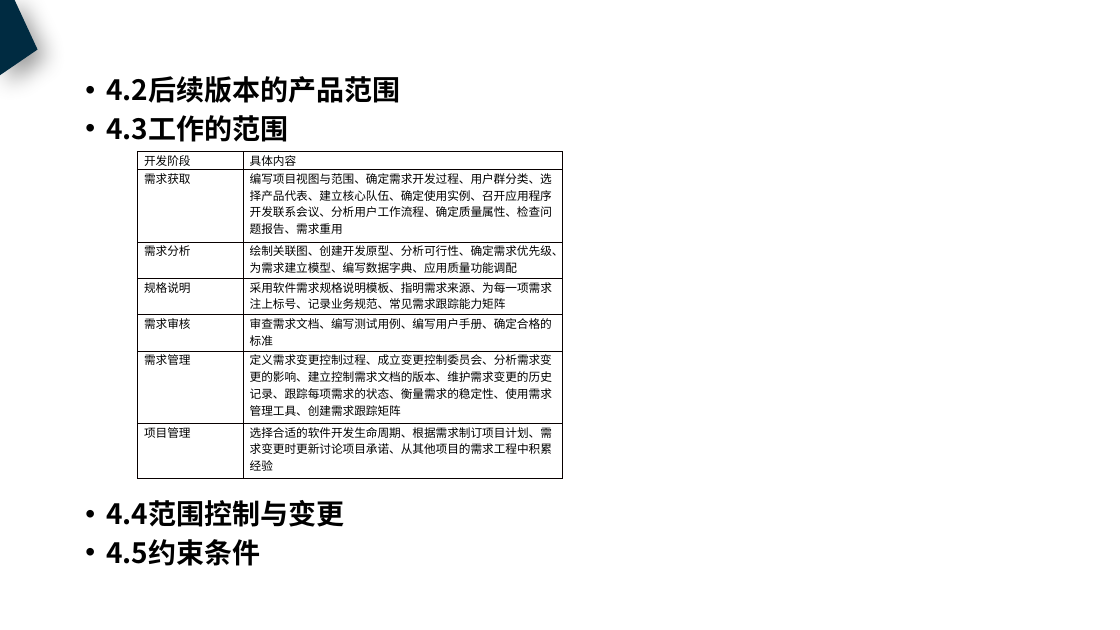
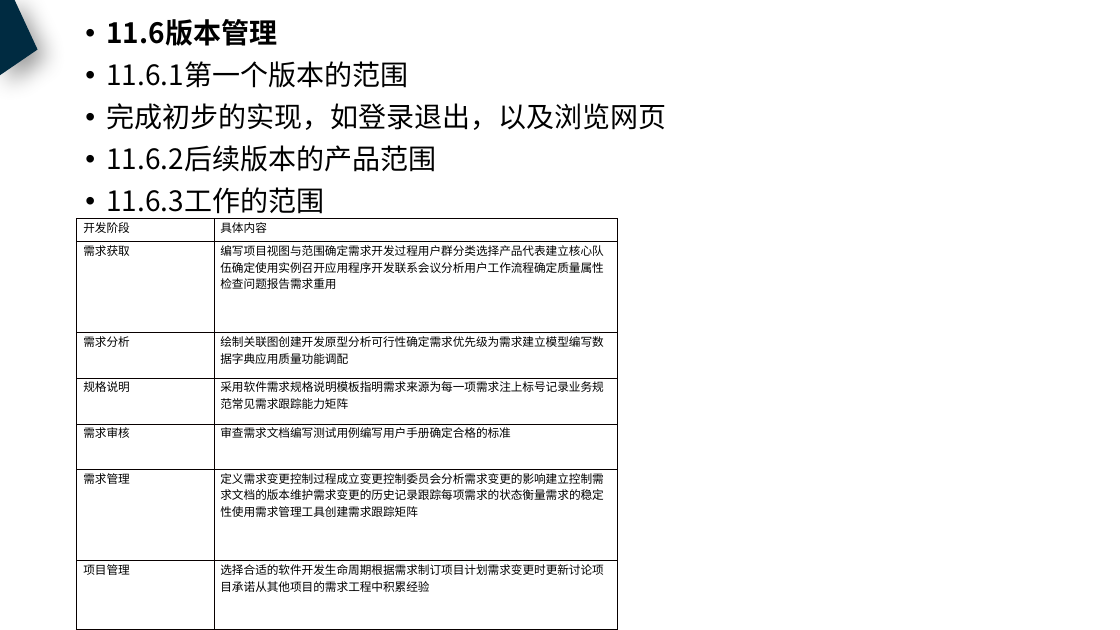
Before and after one commit to PRD2018-G18/PRD2018, a slide deck: slide 57 of 非受控文档/过程文档/需求工程计划.pptx (slide 17 before the commit). Drawn at 1120x630 pixels with LibreOffice and Linux fonts; fonts in the diff are those of the drawing. Boxes give left, top, right and bottom in pixels: in the first picture for what was removed or moved away, otherwise in the second. Text is boxed around its words. In the diff, an @@ line names an element or a change of style, - is before the commit and + after.

Commit message:
UML基础2、需求工程计划PPT（改）

```diff
--- a/非受控文档/过程文档/需求工程计划.pptx
+++ b/非受控文档/过程文档/需求工程计划.pptx
@@ text at (x1=106, y1=19, x2=666, y2=219): text changed; bold off @@
-• 4.2后续版本的产品范围
-• 4.3工作的范围
-• 4.4范围控制与变更
-• 4.5约束条件
+• 11.6版本管理
+• 11.6.1第一个版本的范围
+• 完成初步的实现，如登录退出，以及浏览网页
+• 11.6.2后续版本的产品范围
+• 11.6.3工作的范围
@@ table at (x1=77, y1=219, x2=618, y2=630) @@
-row 2, column 2: 编写项目视图与范围、确定需求开发过程、用户群分类、选择产品代表、建立核心队伍、确定使用实例、召开应用程序开发联系会议、分析用户工作流程、确定质量属性、检查问题报告、需求重用
+row 2, column 2: 编写项目视图与范围确定需求开发过程用户群分类选择产品代表建立核心队伍确定使用实例召开应用程序开发联系会议分析用户工作流程确定质量属性检查问题报告需求重用
-row 3, column 2: 绘制关联图、创建开发原型、分析可行性、确定需求优先级、为需求建立模型、编写数据字典、应用质量功能调配
+row 3, column 2: 绘制关联图创建开发原型分析可行性确定需求优先级为需求建立模型编写数据字典应用质量功能调配
-row 4, column 2: 采用软件需求规格说明模板、指明需求来源、为每一项需求注上标号、记录业务规范、常见需求跟踪能力矩阵
+row 4, column 2: 采用软件需求规格说明模板指明需求来源为每一项需求注上标号记录业务规范常见需求跟踪能力矩阵
-row 5, column 2: 审查需求文档、编写测试用例、编写用户手册、确定合格的标准
+row 5, column 2: 审查需求文档编写测试用例编写用户手册确定合格的标准
-row 6, column 2: 定义需求变更控制过程、成立变更控制委员会、分析需求变更的影响、建立控制需求文档的版本、维护需求变更的历史记录、跟踪每项需求的状态、衡量需求的稳定性、使用需求管理工具、创建需求跟踪矩阵
+row 6, column 2: 定义需求变更控制过程成立变更控制委员会分析需求变更的影响建立控制需求文档的版本维护需求变更的历史记录跟踪每项需求的状态衡量需求的稳定性使用需求管理工具创建需求跟踪矩阵
-row 7, column 2: 选择合适的软件开发生命周期、根据需求制订项目计划、需求变更时更新讨论项目承诺、从其他项目的需求工程中积累经验
+row 7, column 2: 选择合适的软件开发生命周期根据需求制订项目计划需求变更时更新讨论项目承诺从其他项目的需求工程中积累经验
@@ table resized from (x1=138, y1=152, x2=563, y2=479) to (x1=77, y1=219, x2=618, y2=630) @@
```
Also in this commit, not shown: 20 other slides changed, 5 slides added, 1 other file.
